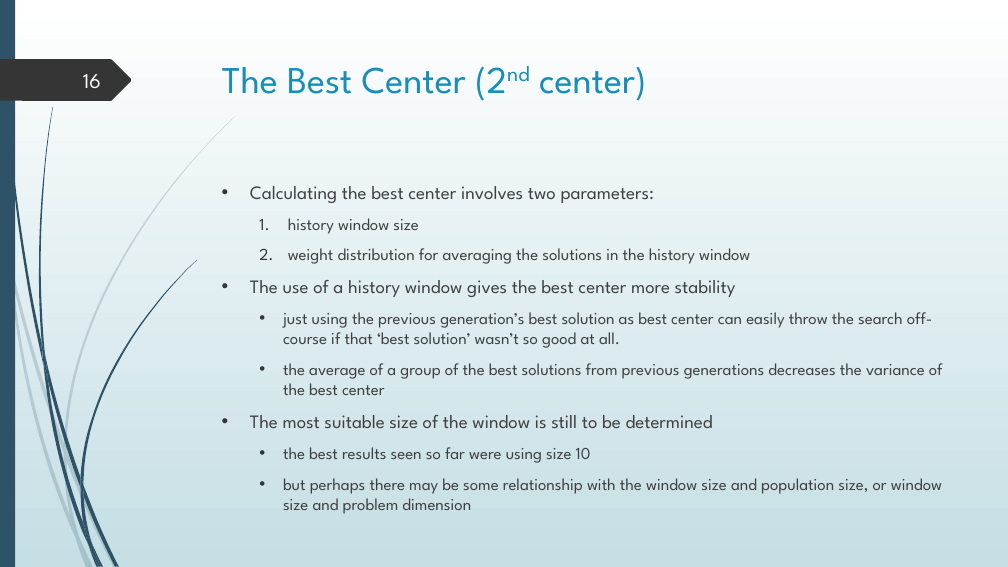
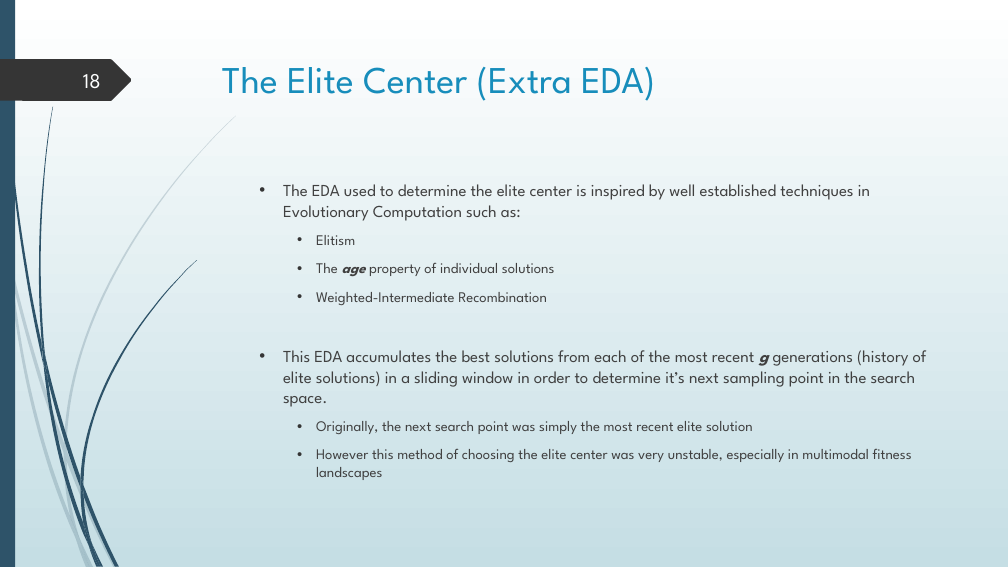
Before and after one commit to GingerLion/DualCenterCMAES, a slide deck: slide 18 of Thesis/DualcenterCMAES.pptx (slide 16 before the commit). Drawn at 1008x567 pixels with LibreOffice and Linux fonts; fonts in the diff are those of the drawing. Boxes give left, top, right and bottom in pixels: in the first picture for what was removed or moved away, otherwise in the second. Text is boxed around its words. In the diff, an @@ line names an element or a change of style, - is before the commit and + after.

```diff
--- a/Thesis/DualcenterCMAES.pptx
+++ b/Thesis/DualcenterCMAES.pptx
@@ page number at <box>83,74,101,88</box>: text changed @@
-16
+18
@@ title at <box>222,67,655,101</box>: text changed @@
-The Best Center (2nd center)
+The Elite Center (Extra EDA)
@@ text at <box>283,184,927,480</box>: text changed @@
-• Calculating the best center involves two parameters:
-  1. history window size
-  2. weight distribution for averaging the solutions in the history window
-• The use of a history window gives the best center more stability
-  • just using the previous generation’s best solution as best center can easily throw the search off-course if that ‘best solution’ wasn’t so good at all.
-  • the average of a group of the best solutions from previous generations decreases the variance of the best center
-• The most suitable size of the window is still to be determined
-  • the best results seen so far were using size 10
-  • but perhaps there may be some relationship with the window size and population size, or window size and problem dimension
+  • The EDA used to determine the elite center is inspired by well established techniques in Evolutionary Computation such as:
+    • Elitism
+    • The age property of individual solutions
+    • Weighted-Intermediate Recombination
+  • This EDA accumulates the best solutions from each of the most recent g generations (history of elite solutions) in a sliding window in order to determine it’s next sampling point in the search space.
+    • Originally, the next search point was simply the most recent elite solution
+    • However this method of choosing the elite center was very unstable, especially in multimodal fitness landscapes
```
Also in this commit, not shown: 14 other slides changed, 28 slides added, 6 slides removed, 12 other files.
